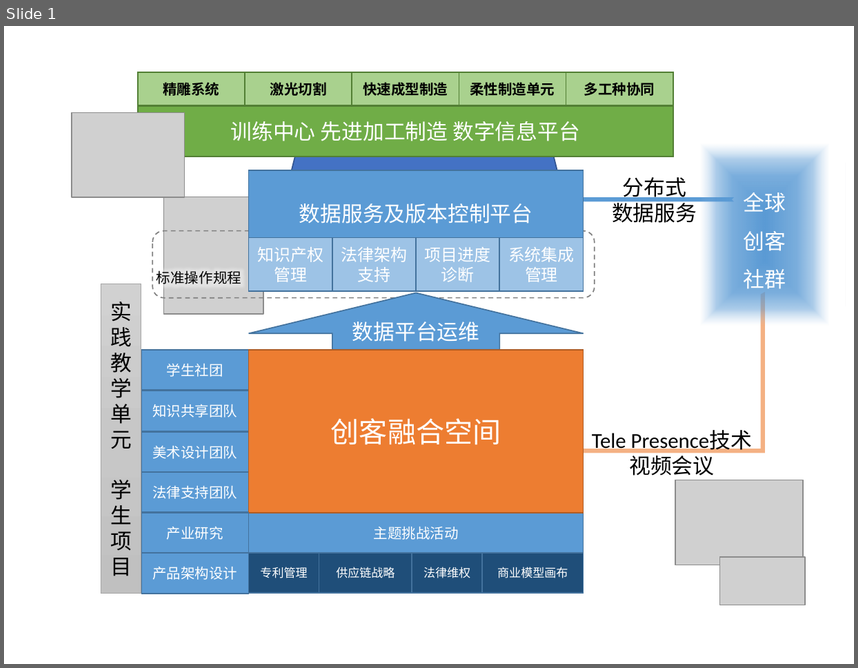
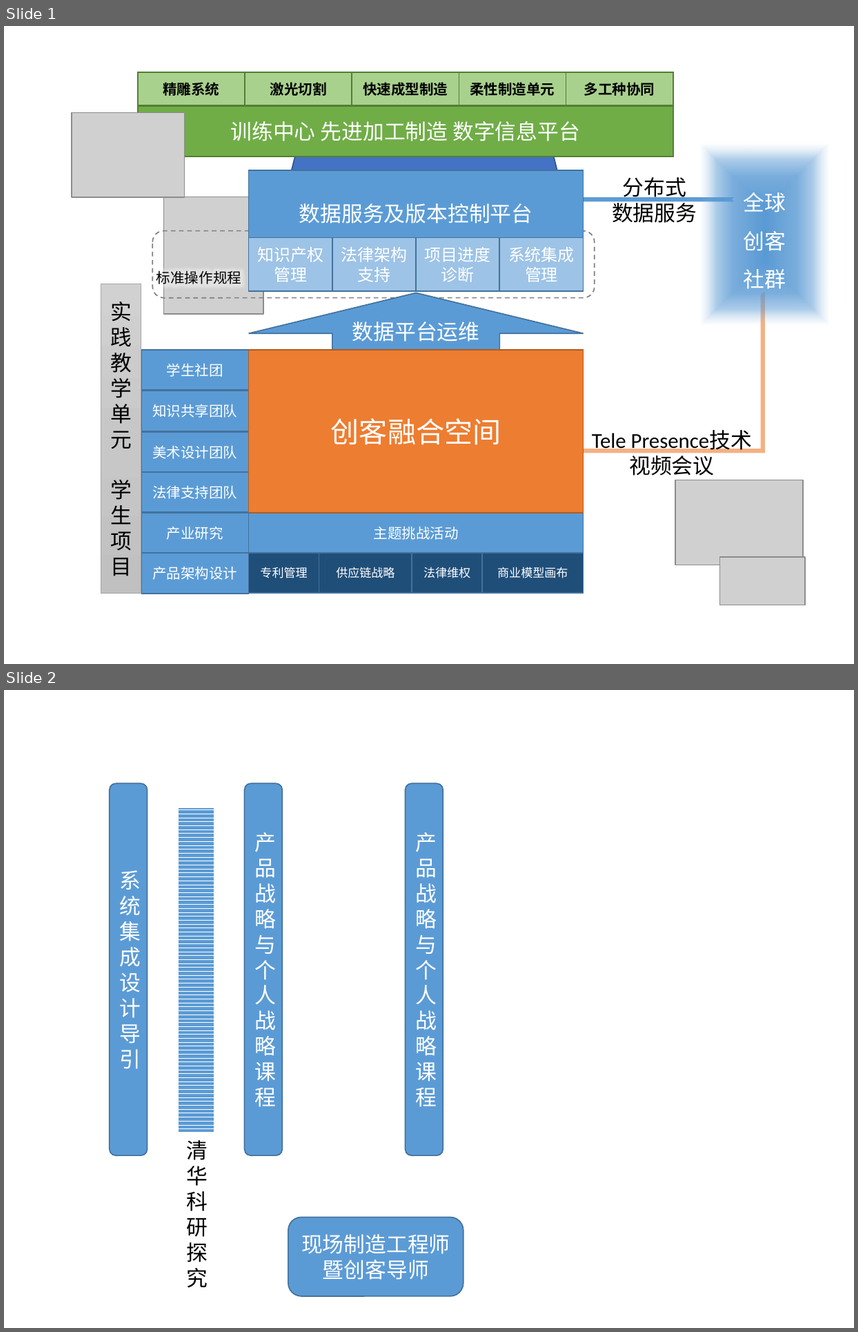
Before and after one commit to woodyme/i.center_my_workzone, a slide deck: 训练中心创客交叉融合空间建设/doc/创客融合空间运行模式.pptx. Shown one above the other, each under a label of ours: slide 1 before the commit, slides 1 and 2 after it. The pictures are 858x668 and 858x1332 pixels, drawn with LibreOffice and Linux fonts; fonts in the diff are those of the drawing; grey boxes stand for pictures. Boxes give left, top, right and bottom in pixels: in the first picture for what was removed or moved away, otherwise in the second. Text is boxed around its words. In the diff, an @@ line names an element or a change of style, - is before the commit and + after.

```diff
--- a/训练中心创客交叉融合空间建设/doc/创客融合空间运行模式.pptx
+++ b/训练中心创客交叉融合空间建设/doc/创客融合空间运行模式.pptx
@@ slide 2 added at [4,690,854,1328], background #FFFFFF @@
@@ rounded rectangle added at [110,784,147,1155], fill #5B9BD5, outline #43739E 1 pt, 18 pt, text #FFFFFF @@
+系统集成设计导引
@@ rounded rectangle added at [245,784,282,1155], fill #5B9BD5, outline #43739E 1 pt, 18 pt, text #FFFFFF @@
+产品战略与个人战略课程
@@ rounded rectangle added at [406,784,443,1155], fill #5B9BD5, outline #43739E 1 pt, 18 pt, text #FFFFFF @@
+产品战略与个人战略课程
@@ rectangle added at [179,807,213,1131], fill pattern #5B9BD5 on #FFFFFF @@
@@ text added at [186,1140,208,1288], 18 pt, text #000000 @@
+清华
+科研探究
@@ rounded rectangle added at [288,1217,463,1296], fill #5B9BD5, outline #43739E 1 pt, 18 pt, text #FFFFFF @@
+现场制造工程师
+暨创客导师
```
Also in this commit, not shown: 3 other files.
